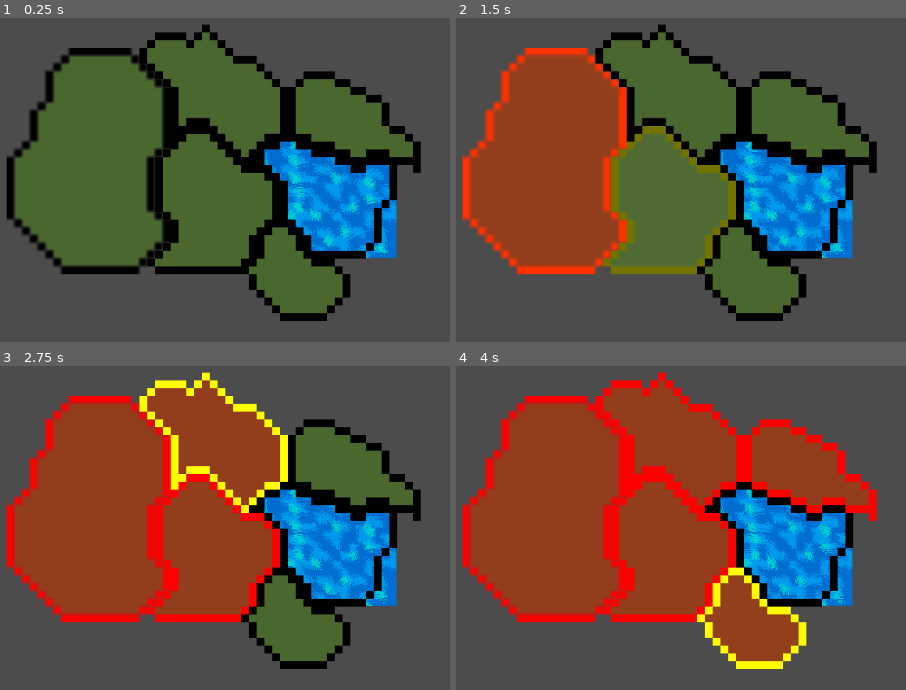
Above: before the commit, frames 1-4 (two rows, left to right).
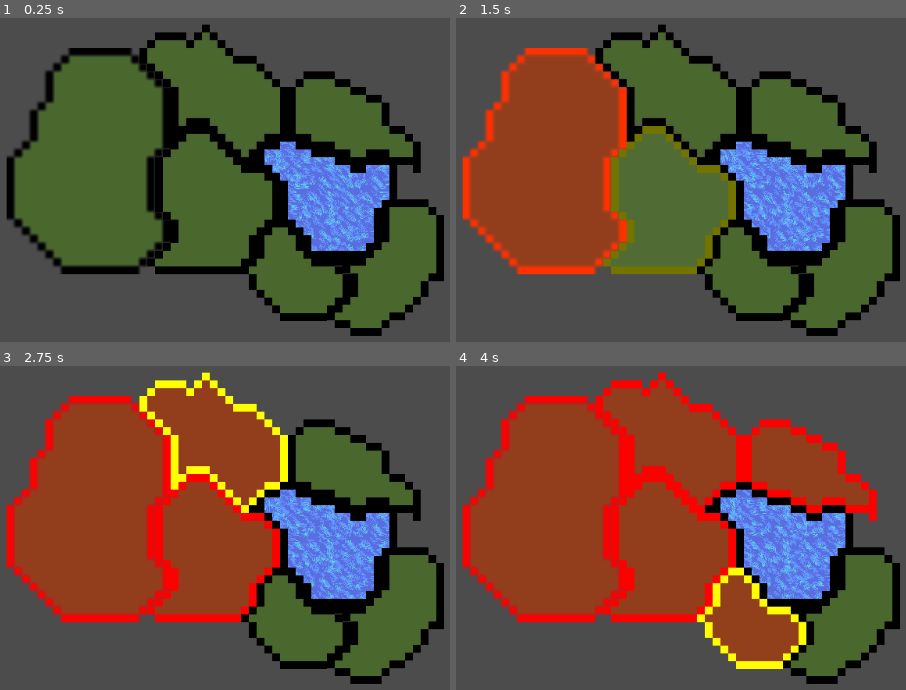
Above: after the commit, the same moments.

Repository: Raelr/StrategyGame
Game: Godot game, scene res://Scenes/World.tscn
Same seed, same stepped clock (60 frames per second), same inputs: the game is played once before the commit and once after it.
Inputs (mouse positions are in pixels of both pictures, inside the frame that each line leads up to):
- Up to frame 1 (0.25 s): no input
- Up to frame 2 (1.5 s): move the mouse to (546, 160) at 0.52 s; press the mouse at (546, 160) at 0.53 s; move the mouse to (667, 199) at 1.27 s; release the mouse at (667, 199) at 1.28 s; right-click (667, 199) at 1.35 s; click (667, 199) at 1.42 s
- Up to frame 3 (2.75 s): move the mouse to (216, 443) at 2.02 s; press the mouse at (216, 443) at 2.03 s
- Up to frame 4 (4 s): move the mouse to (811, 466) at 2.77 s; release the mouse at (811, 466) at 2.78 s; right-click (811, 466) at 2.85 s; click (811, 466) at 2.92 s; move the mouse to (753, 618) at 3.52 s; press the mouse at (753, 618) at 3.53 s

The runs differ from the first frame. In frame 1, 13% of the frame differs, in the area x 58-99%, y 37-99%; in frame 2, 13%; in frame 3, 13%; in frame 4, 13%.

Commit message:
Added another region around the lake

Diff:
--- a/Scenes/Water.tscn
+++ b/Scenes/Water.tscn
@@ -33,11 +33,11 @@
 
 [sub_resource type="ShaderMaterial" id=2]
 shader = SubResource( 1 )
-shader_param/tiled_factor = 1.0
+shader_param/tiled_factor = 2.5
 shader_param/aspect_ratio = 0.888774
 shader_param/uv_offset_scale = Vector2( 1, 1 )
-shader_param/wave_size = Vector2( 0.1, 0.1 )
-shader_param/time_scale = Vector2( 0.001, 0.01 )
+shader_param/wave_size = Vector2( 0.2, 0.2 )
+shader_param/time_scale = Vector2( 0.01, 0.01 )
 shader_param/uv_offset_texture = ExtResource( 3 )
 
 [node name="Water" type="Sprite"]
--- a/Scenes/World.tscn
+++ b/Scenes/World.tscn
@@ -18,11 +18,13 @@
 [ext_resource path="res://Sprites/Region5Overlay.png" type="Texture" id=16]
 [ext_resource path="res://Sprites/Region5Details.png" type="Texture" id=17]
 [ext_resource path="res://Sprites/Region5Outline.png" type="Texture" id=18]
+[ext_resource path="res://Sprites/Region6Overlay.png" type="Texture" id=19]
+[ext_resource path="res://Sprites/Region6Outline.png" type="Texture" id=20]
+[ext_resource path="res://Sprites/Region6Details.png" type="Texture" id=21]
 
 [node name="World" type="Node2D"]
 
 [node name="Water" parent="." instance=ExtResource( 11 )]
-modulate = Color( 0, 1, 0.929412, 1 )
 position = Vector2( 522.07, 295.284 )
 scale = Vector2( 1.06179, 0.943695 )
 z_index = -1
@@ -37,6 +39,9 @@
 
 [node name="Details" parent="WestRegion" index="0"]
 texture = ExtResource( 2 )
+
+[node name="Area2D" parent="WestRegion/Details" index="2" instance=ExtResource( 1 )]
+position = Vector2( 109.551, 28.056 )
 
 [node name="CollisionPolygon2D" parent="WestRegion" index="1"]
 visible = false
@@ -132,6 +137,28 @@
 visible = false
 polygon = PoolVector2Array( -13.977, 1.03326, -13.977, -0.929626, -12.0141, -0.951691, -11.9921, -2.95871, -10.0512, -2 …(690 unchanged characters)…
 
+[node name="SouthEastLakeRegion" parent="." instance=ExtResource( 1 )]
+position = Vector2( 536.145, 312.955 )
+region_details = ExtResource( 21 )
+region_outline = ExtResource( 20 )
+region_overlay = ExtResource( 19 )
+occupied_color = Color( 0, 0, 0, 0 )
+change_duration = 2.0
+
+[node name="Details" parent="SouthEastLakeRegion" index="0"]
+texture = ExtResource( 21 )
+
+[node name="Overlay" parent="SouthEastLakeRegion/Details" index="0"]
+modulate = Color( 0, 0, 0, 0 )
+texture = ExtResource( 19 )
+
+[node name="Outline" parent="SouthEastLakeRegion/Details" index="1"]
+texture = ExtResource( 20 )
+
+[node name="CollisionPolygon2D" parent="SouthEastLakeRegion" index="1"]
+visible = false
+polygon = PoolVector2Array( -14.9321, 13.5706, -14.9321, 11.6126, -12.9741, 11.5443, -12.9741, 9.56354, -11.0161, 9.51801, -10.9706, 7.53726, -9.08087, 7.5145, -9.03534, 1.57224, -11.0161, 1.5267, -11.0389, -2.43481, -4.98279, -2.45758, -4.98279, -4.43835, -3.00201, -4.50665, -2.97925, -6.46463, -0.975708, -6.44186, -1.03961, -15.4804, 0.963928, -15.5032, 0.986694, -17.4384, 11.0498, -17.484, 11.0726, -15.4577, 12.9623, -15.4121, 12.985, -13.4086, 14.9203, -13.4314, 15.0114, 3.55301, 10.9815, 3.53024, 11.027, 7.56006, 8.90967, 7.53729, 9.06909, 9.58636, 6.92902, 9.54095, 7.02008, 11.59, 5.03931, 11.6128, 5.08484, 13.6391, 1.03229, 13.5252, 1.07782, 15.597, -1.01678, 15.5743, -0.92572, 17.5551, -9.00812, 17.6006, -9.07642, 15.5515, -12.9924, 15.5743, -13.0835, 13.5252 )
+
 [node name="LakeOutline" type="Sprite" parent="."]
 modulate = Color( 0, 0, 0, 1 )
 position = Vector2( 520.153, 294.467 )
@@ -151,3 +178,5 @@
 [editable path="EastRegion"]
 
 [editable path="SouthLakeRegion"]
+
+[editable path="SouthEastLakeRegion"]
Not shown: 1 places in Scenes/World.tscn that only renumber resources
Binary file added: Sprites/Region6Details.png
Not shown, added: Sprites/Region6Details.png.import
Binary file added: Sprites/Region6Outline.png
Not shown, added: Sprites/Region6Outline.png.import
Binary file added: Sprites/Region6Overlay.png
Not shown, added: Sprites/Region6Overlay.png.import
